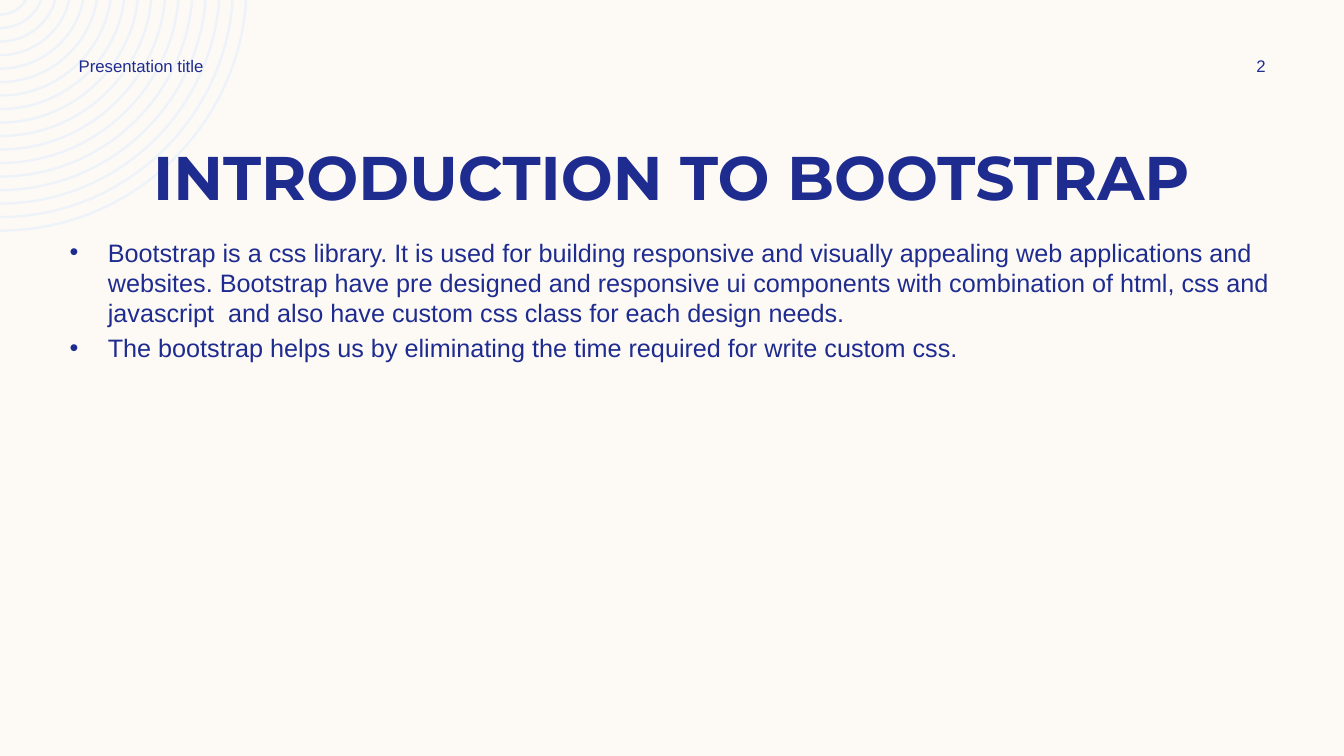
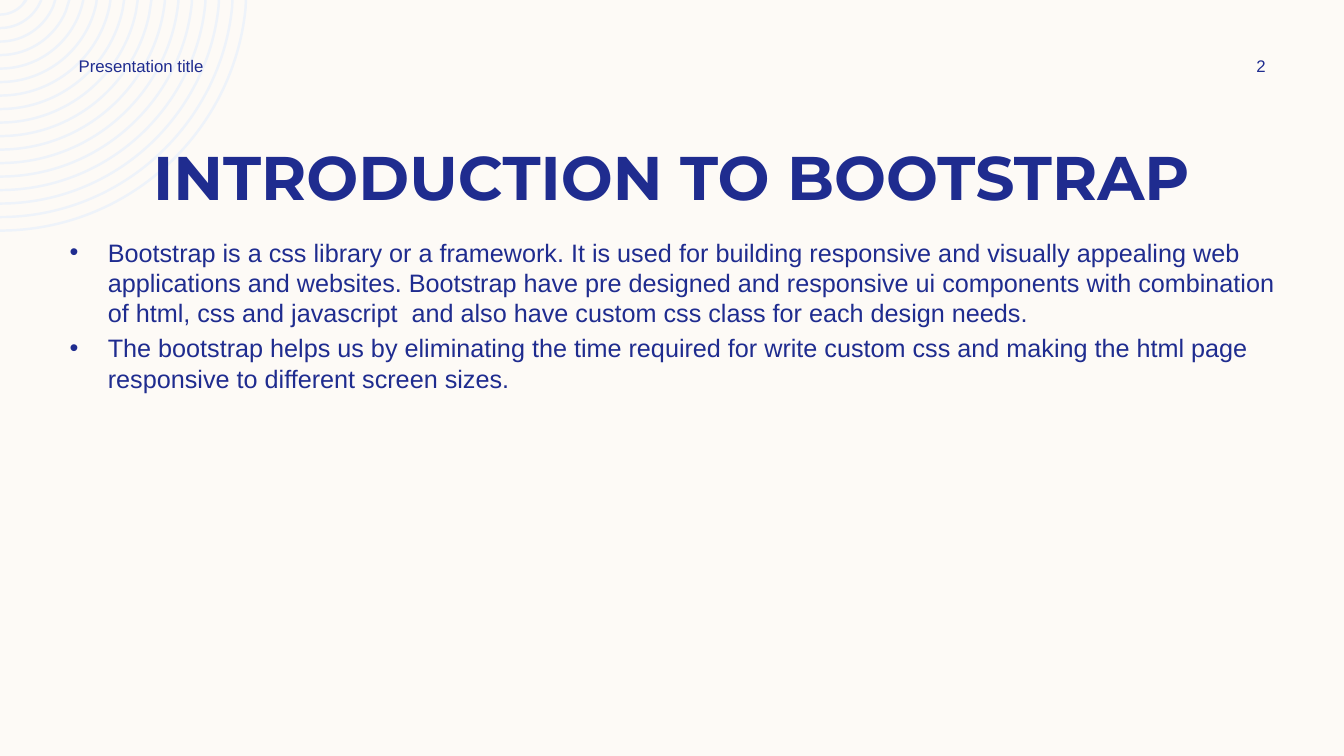
Before and after one commit to Kishore1071/Bootstrap, a slide deck: slide 2 of Bootstrap-Topics.pptx. Drawn at 1344x756 pixels with LibreOffice and Linux fonts; fonts in the diff are those of the drawing. Boxes give left, top, right and bottom in pixels: in the first picture for what was removed or moved away, otherwise in the second. Text is boxed around its words. In the diff, an @@ line names an element or a change of style, - is before the commit and + after.

Commit message:
Updated

```diff
--- a/Bootstrap-Topics.pptx
+++ b/Bootstrap-Topics.pptx
@@ text at (108, 243, 1274, 393): text changed @@
-• Bootstrap is a css library. It is used for building responsive and visually appealing web applications and websites. Bootstrap have pre designed and responsive ui components with combination of html, css and javascript and also have custom css class for each design needs.
-• The bootstrap helps us by eliminating the time required for write custom css.
+• Bootstrap is a css library or a framework. It is used for building responsive and visually appealing web applications and websites. Bootstrap have pre designed and responsive ui components with combination of html, css and javascript and also have custom css class for each design needs.
+• The bootstrap helps us by eliminating the time required for write custom css and making the html page responsive to different screen sizes.
```
